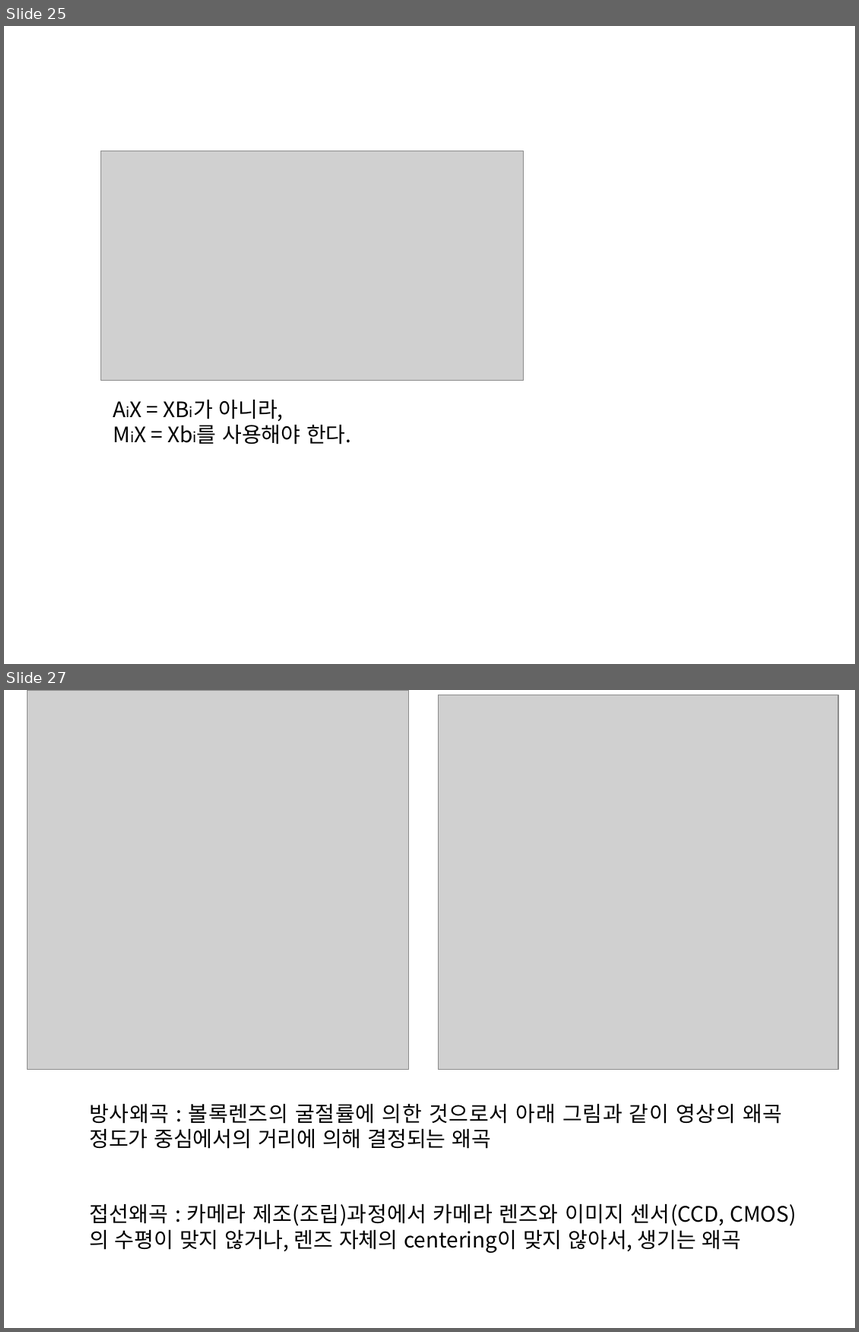
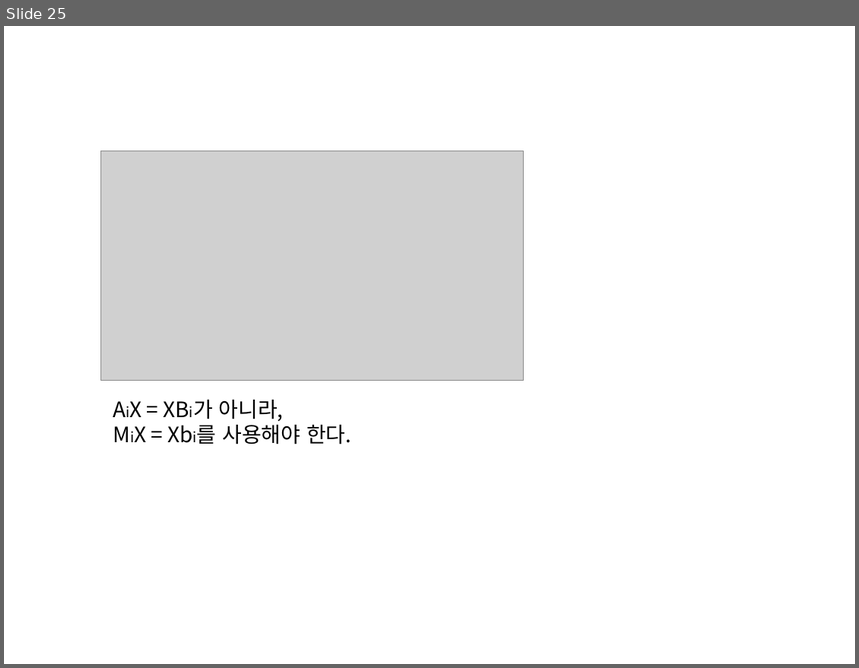
Before and after one commit to ssh6189/2020.11.20, a slide deck: 2020년 11월 20일 발표.pptx. Shown one above the other, each under a label of ours: slides 25 and 27 before the commit, slide 25 after it; the slides between them are not shown. The pictures are 859x1332 and 859x668 pixels, drawn with LibreOffice and Linux fonts; fonts in the diff are those of the drawing; grey boxes stand for pictures. Boxes give left, top, right and bottom in pixels: in the first picture for what was removed or moved away, otherwise in the second. Text is boxed around its words. In the diff, an @@ line names an element or a change of style, - is before the commit and + after.

```diff
--- a/2020년 11월 20일 발표.pptx
+++ b/2020년 11월 20일 발표.pptx
@@ slide 27 removed at <box>4,690,855,1328</box>, background #FFFFFF @@
@@ picture removed at <box>28,690,409,1070</box> @@
@@ picture removed at <box>438,695,838,1070</box> @@
@@ text removed at <box>89,1104,782,1149</box> @@
-방사왜곡 : 볼록렌즈의 굴절률에 의한 것으로서 아래 그림과 같이 영상의 왜곡 정도가 중심에서의 거리에 의해 결정되는 왜곡
@@ text removed at <box>89,1205,796,1253</box> @@
-접선왜곡 : 카메라 제조(조립)과정에서 카메라 렌즈와 이미지 센서(CCD, CMOS)의 수평이 맞지 않거나, 렌즈 자체의 centering이 맞지 않아서, 생기는 왜곡
```
Also in this commit, not shown: 1 slide changed, 3 other slides removed.
